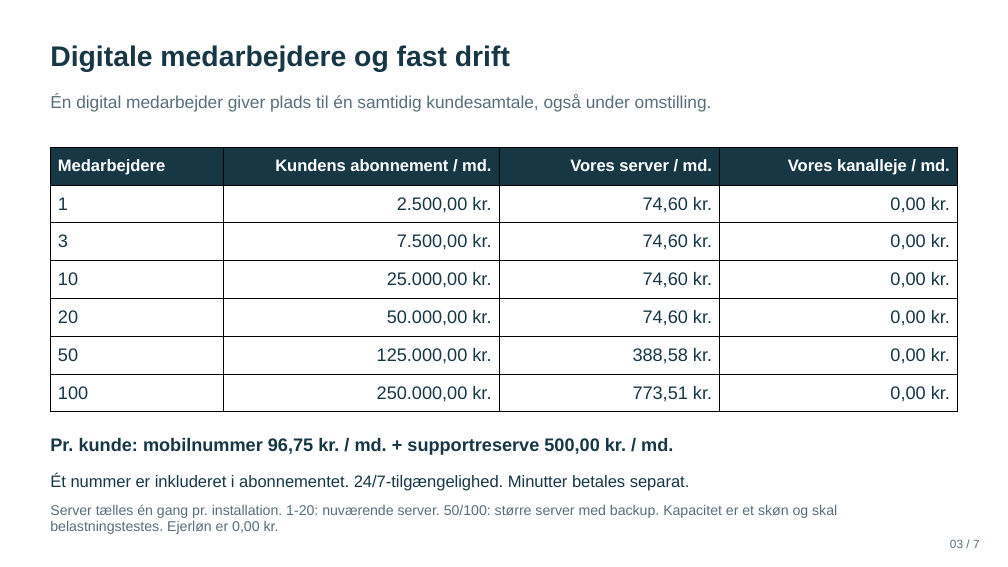
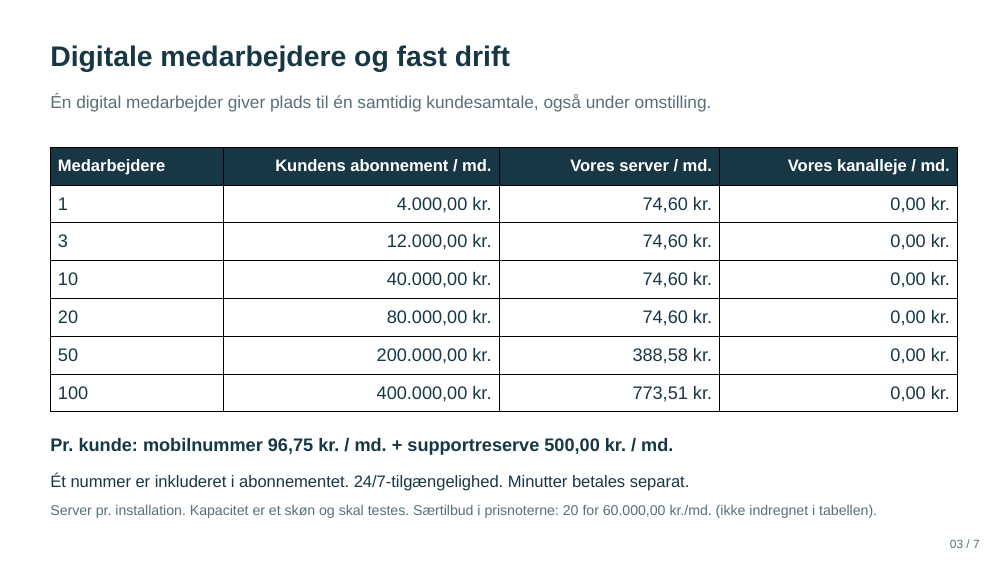
Before and after one commit to BadLegion/intelli-prisark, a slide deck: slide 3 of INTELLI-prispraesentation.pptx. Drawn at 1008x567 pixels with LibreOffice and Linux fonts; fonts in the diff are those of the drawing. Boxes give left, top, right and bottom in pixels: in the first picture for what was removed or moved away, otherwise in the second. Text is boxed around its words. In the diff, an @@ line names an element or a change of style, - is before the commit and + after.

```diff
--- a/INTELLI-prispraesentation.pptx
+++ b/INTELLI-prispraesentation.pptx
@@ table at (51,147,959,412) @@
-row 2, column 2: 2.500,00 kr.
+row 2, column 2: 4.000,00 kr.
-row 3, column 2: 7.500,00 kr.
+row 3, column 2: 12.000,00 kr.
-row 4, column 2: 25.000,00 kr.
+row 4, column 2: 40.000,00 kr.
-row 5, column 2: 50.000,00 kr.
+row 5, column 2: 80.000,00 kr.
-row 6, column 2: 125.000,00 kr.
+row 6, column 2: 200.000,00 kr.
-row 7, column 2: 250.000,00 kr.
+row 7, column 2: 400.000,00 kr.
@@ text at (50,504,877,518): text changed @@
-Server tælles én gang pr. installation. 1-20: nuværende server. 50/100: større server med backup. Kapacitet er et skøn og skal belastningstestes. Ejerløn er 0,00 kr.
+Server pr. installation. Kapacitet er et skøn og skal testes. Særtilbud i prisnoterne: 20 for 60.000,00 kr./md. (ikke indregnet i tabellen).
```
Also in this commit, not shown: 3 other slides changed, 11 other files.
